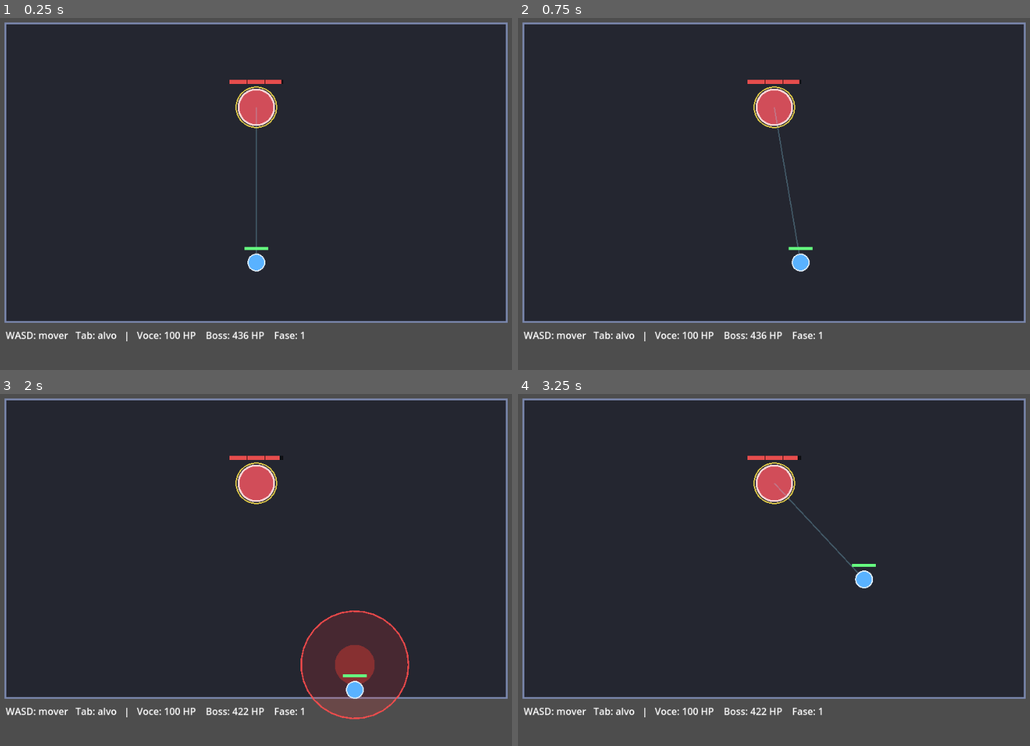
Above: before the commit, frames 1-4 (two rows, left to right).
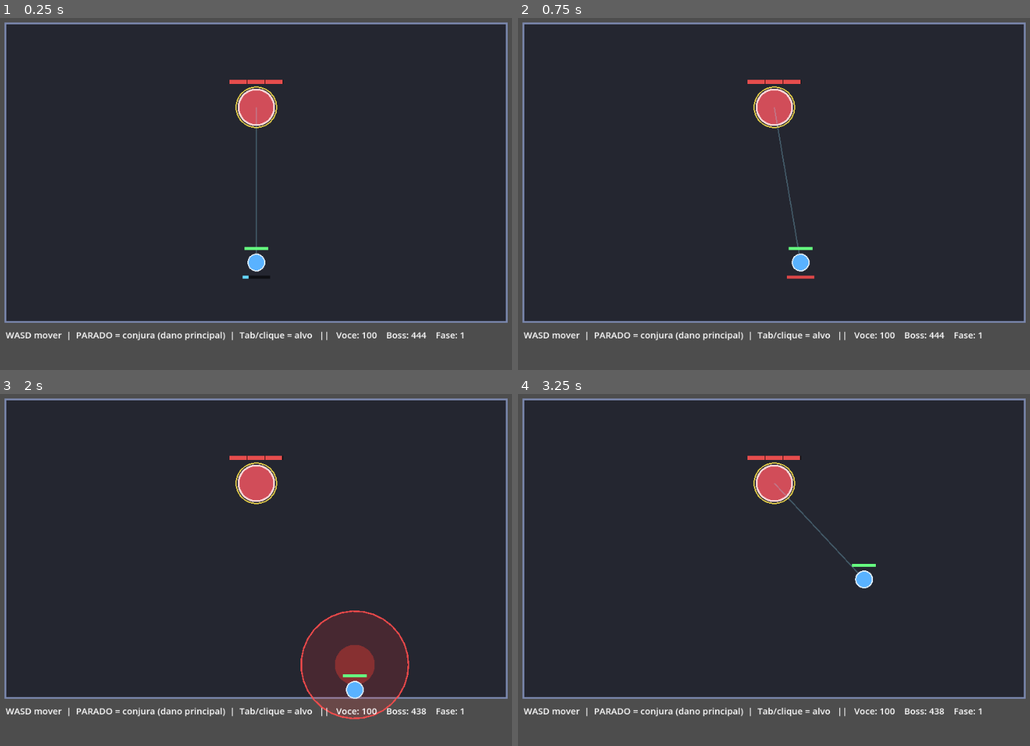
Above: after the commit, the same moments.

Repository: fcbicalho-cloud/Impossiblebosses
Game: Godot game, scene res://Main.tscn
The game is run twice, just before and just after one commit, with the same random seed, the same clock (stepped at 60 frames per second) and the same inputs.
Inputs (mouse positions are in pixels of both pictures, inside the frame that each line leads up to):
- Up to frame 1 (0.25 s): no input
- Up to frame 2 (0.75 s): tap Enter at 0.5 s; move the mouse to (902, 158) at 0.52 s; hold D from 0.53 s (still down); tap Tab at 0.6 s; click (902, 158) at 0.67 s
- Up to frame 3 (2 s): move the mouse to (143, 573) at 1.27 s; release D at 1.28 s; hold S from 1.28 s (still down); tap Tab at 1.35 s; click (143, 573) at 1.42 s
- Up to frame 4 (3.25 s): move the mouse to (830, 471) at 2.02 s; release S at 2.03 s; hold D 2.03-2.78 s; tap R at 2.1 s; click (830, 471) at 2.17 s; tap Tab at 2.3, 2.85 s; move the mouse to (743, 629) at 2.77 s; hold W from 2.78 s (still down); click (743, 629) at 2.92 s

The runs differ from the first frame. In frame 1, 1.0% of the frame differs, in the area x 1-91%, y 17-92%; in frame 2, 1.0%; in frame 3, 1.0%; in frame 4, 1.0%.

Commit message:
feat: adds, conjuracao-parado e selecao de alvo por Tab/clique
Ajusta o combate e completa o vocabulario do encontro:
- dano principal agora vem da CONJURACAO, que so progride parado (mover
  interrompe); auto-attack vira dano fraco de manutencao (funciona andando)
- adds (add.gd) que perseguem o jogador e dao dano de contato, forcando
  troca de alvo; boss spawna adds em todas as fases (cap de 3)
- selecao de alvo por Tab (cicla) OU clicando no inimigo; auto-target no
  inimigo mais proximo quando o alvo atual morre
- barra de conjuracao no jogador (com feedback de interrupcao) e limpeza
  de adds/projeteis no restart e na vitoria

Co-Authored-By: Claude Opus 4.8 <noreply@anthropic.com>
Claude-Session: https://claude.ai/code/session_01AGq6QZNWbbKFDuXbKAjmXP

Diff:
--- /dev/null
+++ b/scripts/add.gd
@@ -0,0 +1,63 @@
+extends Node2D
+class_name Add
+## Inimigo menor ("add"). Anda em direção ao jogador e causa dano de contato.
+## É alvo válido do tab-target (grupo "targetable"): mate-o trocando de alvo
+## (Tab ou clique) e conjurando/atirando nele. Ignorar adds = tomar dano
+## constante enquanto tenta conjurar parado no boss.
+
+const HP_MAX := 40.0
+const RADIUS := 11.0
+const SPEED := 95.0
+const CONTACT_RANGE := 24.0
+const CONTACT_DAMAGE := 6.0
+const CONTACT_INTERVAL := 0.9
+
+var player: Node2D = null
+var hp := HP_MAX
+
+var _contact_cd := 0.0
+var _alive := true
+
+
+func _ready() -> void:
+	add_to_group("targetable")
+	add_to_group("add")
+
+
+func _process(delta: float) -> void:
+	if not _alive:
+		return
+	_contact_cd = maxf(0.0, _contact_cd - delta)
+	if player != null and is_instance_valid(player):
+		var to_player := player.position - position
+		if to_player.length() > CONTACT_RANGE:
+			position += to_player.normalized() * SPEED * delta
+		elif _contact_cd == 0.0 and player.has_method("take_damage"):
+			_contact_cd = CONTACT_INTERVAL
+			player.take_damage(CONTACT_DAMAGE)
+	queue_redraw()
+
+
+func pick_radius() -> float:
+	return RADIUS + 6.0
+
+
+func take_damage(amount: float) -> void:
+	if not _alive:
+		return
+	hp = maxf(0.0, hp - amount)
+	if hp == 0.0:
+		_alive = false
+		remove_from_group("targetable")
+		remove_from_group("add")
+		queue_free()
+
+
+func _draw() -> void:
+	draw_circle(Vector2.ZERO, RADIUS, Color(0.7, 0.4, 0.9))
+	draw_arc(Vector2.ZERO, RADIUS, 0.0, TAU, 20, Color(0.9, 0.75, 1.0), 2.0)
+	var w := 26.0
+	var h := 4.0
+	var off := Vector2(-w / 2.0, -RADIUS - 8.0)
+	draw_rect(Rect2(off, Vector2(w, h)), Color(0, 0, 0, 0.6), true)
+	draw_rect(Rect2(off, Vector2(w * (hp / HP_MAX), h)), Color(0.8, 0.5, 1.0), true)
--- a/scripts/boss.gd
+++ b/scripts/boss.gd
@@ -1,16 +1,18 @@
 extends Node2D
 class_name Boss
-## Boss de protótipo com fases e duas mecânicas.
+## Boss de protótipo com fases e três mecânicas.
 ##
 ## Mecânica A — AoE telegrafado no chão (círculo vermelho que cresce durante o
 ## aviso; ao fim, detona e dá dano em quem estiver dentro). Mira na posição do
 ## jogador no início do aviso.
 ## Mecânica B — projéteis (fase 2+), disparados na direção do jogador.
+## Mecânica C — adds (inimigos menores) que perseguem o jogador; forçam troca
+## de alvo (Tab/clique).
 ##
 ## Fases por % de vida:
-##   Fase 1 (100–66%): só AoE.
-##   Fase 2 (66–33%):  AoE mais frequente + projéteis.
-##   Fase 3 (33–0%):   dois AoEs simultâneos + projéteis mais rápidos.
+##   Fase 1 (100–66%): AoE + adds.
+##   Fase 2 (66–33%):  AoE mais frequente + projéteis + adds.
+##   Fase 3 (33–0%):   dois AoEs simultâneos + projéteis mais rápidos + adds.
 
 signal died
 signal phase_changed(new_phase: int)
@@ -22,16 +24,24 @@
 const AOE_RADIUS := 90.0
 const AOE_DAMAGE := 35.0
 
+const ADD_SPAWN_INTERVAL := 7.0
+const MAX_ADDS := 3
+
 var arena_rect := Rect2()
 var hp := MAX_HP
 var player: Node2D = null
-var projectile_parent: Node2D = null
+var entity_parent: Node2D = null  # onde projéteis e adds são criados (mundo)
 
 var _alive := true
 var phase := 1
 var _aoes: Array = []   # cada item: {"pos": Vector2, "timer": float}
 var _aoe_cd := 1.5
 var _proj_cd := 1.0
+var _add_cd := 6.0
+
+
+func _ready() -> void:
+	add_to_group("targetable")
 
 
 func _process(delta: float) -> void:
@@ -40,6 +50,7 @@
 	_update_phase()
 	_update_aoes(delta)
 	_update_projectiles(delta)
+	_update_adds(delta)
 	queue_redraw()
 
 
@@ -92,7 +103,7 @@
 
 
 func _fire_projectile() -> void:
-	if projectile_parent == null or player == null or not is_instance_valid(player):
+	if entity_parent == null or player == null or not is_instance_valid(player):
 		return
 	var proj := Projectile.new()
 	proj.position = position
@@ -101,7 +112,33 @@
 	var dir := player.position - position
 	dir = dir.normalized() if dir.length() > 0.1 else Vector2.DOWN
 	proj.velocity = dir * Projectile.SPEED
-	projectile_parent.add_child(proj)
+	entity_parent.add_child(proj)
+
+
+func _update_adds(delta: float) -> void:
+	_add_cd -= delta
+	if _add_cd <= 0.0:
+		_add_cd = ADD_SPAWN_INTERVAL
+		_spawn_add()
+
+
+func _spawn_add() -> void:
+	if entity_parent == null or player == null or not is_instance_valid(player):
+		return
+	if _count_adds() >= MAX_ADDS:
+		return
+	var a := Add.new()
+	a.player = player
+	a.position = position + Vector2(randf_range(-45.0, 45.0), randf_range(-45.0, 45.0))
+	entity_parent.add_child(a)
+
+
+func _count_adds() -> int:
+	var c := 0
+	for n: Node in entity_parent.get_children():
+		if n is Add:
+			c += 1
+	return c
 
 
 func _detonate(pos: Vector2) -> void:
@@ -121,6 +158,10 @@
 	var x := randf_range(arena_rect.position.x + m, arena_rect.end.x - m)
 	var y := randf_range(arena_rect.position.y + m, arena_rect.end.y - m)
 	return Vector2(x, y)
+
+
+func pick_radius() -> float:
+	return RADIUS + 6.0
 
 
 func take_damage(amount: float) -> void:
--- a/scripts/main.gd
+++ b/scripts/main.gd
@@ -1,13 +1,13 @@
 extends Node2D
-## Protótipo M1 — orquestra arena, boss, jogador, projéteis e estado de jogo.
+## Protótipo M1 — orquestra arena, boss, jogador, entidades (projéteis/adds) e
+## estado de jogo.
 ##
-## Fatia-núcleo do combate na ótica do DPS ("Mago"): mover (WASD), travar o
-## alvo (Tab), o auto-attack cuida do dano, e você desvia das mecânicas do boss
-## (AoE no chão + projéteis nas fases avançadas). Vitória = matar o boss;
-## Derrota = morrer; R = reiniciar.
+## Combate na ótica do DPS ("Mago"): mover (WASD); o dano principal vem de
+## CONJURAR PARADO (mover interrompe); auto-attack fraco funciona sempre;
+## selecione o alvo com Tab (cicla) ou clicando no inimigo. Sobreviva aos AoEs,
+## projéteis e adds do boss. Vitória = matar o boss; Derrota = morrer; R = reiniciar.
 ##
 ## Escopo proposital: SEM trindade/threat/cura aqui (ver docs/ESCOPO.md, seção 8).
-## É o game feel do encontro. Trindade e bots vêm depois.
 
 const ARENA_RECT := Rect2(60, 60, 840, 500)
 
@@ -15,7 +15,7 @@
 var boss: Boss
 var state := "playing"  # "playing" | "won" | "lost"
 
-var _proj_container: Node2D
+var _world: Node2D  # container de entidades transitórias (projéteis, adds)
 var _status_label: Label
 var _hint_label: Label
 var _flash_label: Label
@@ -24,8 +24,8 @@
 
 func _ready() -> void:
 	_build_hud()
-	_proj_container = Node2D.new()
-	add_child(_proj_container)
+	_world = Node2D.new()
+	add_child(_world)
 	_start_encounter()
 
 
@@ -35,13 +35,12 @@
 		player.queue_free()
 	if is_instance_valid(boss):
 		boss.queue_free()
-	for child in _proj_container.get_children():
-		child.queue_free()
+	_clear_world()
 
 	boss = Boss.new()
 	boss.arena_rect = ARENA_RECT
 	boss.position = ARENA_RECT.get_center() + Vector2(0, -110)
-	boss.projectile_parent = _proj_container
+	boss.entity_parent = _world
 	boss.died.connect(_on_boss_died)
 	boss.phase_changed.connect(_on_phase_changed)
 	add_child(boss)
@@ -62,6 +61,13 @@
 	_flash_timer = 0.0
 
 
+func _clear_world() -> void:
+	if _world == null:
+		return
+	for child in _world.get_children():
+		child.queue_free()
+
+
 func _process(delta: float) -> void:
 	_update_hint()
 	if _flash_timer > 0.0:
@@ -75,15 +81,38 @@
 		if event.keycode == KEY_R:
 			_start_encounter()
 		elif event.keycode == KEY_TAB:
-			if is_instance_valid(player) and is_instance_valid(boss):
-				player.target = boss
+			if is_instance_valid(player):
+				player.cycle_target()
 			get_viewport().set_input_as_handled()
+	elif event is InputEventMouseButton and event.pressed and event.button_index == MOUSE_BUTTON_LEFT:
+		_try_click_target(get_global_mouse_position())
+
+
+func _try_click_target(world_pos: Vector2) -> void:
+	if not is_instance_valid(player):
+		return
+	var best: Node2D = null
+	var best_d := INF
+	for n: Node in get_tree().get_nodes_in_group("targetable"):
+		if not is_instance_valid(n):
+			continue
+		var node := n as Node2D
+		var r := 20.0
+		if node.has_method("pick_radius"):
+			r = node.pick_radius()
+		var d := world_pos.distance_to(node.position)
+		if d <= r and d < best_d:
+			best_d = d
+			best = node
+	if best != null:
+		player.target = best
 
 
 func _on_boss_died() -> void:
 	if state != "playing":
 		return
 	state = "won"
+	_clear_world()  # limpa adds/projéteis restantes
 	_status_label.text = "VITORIA!"
 	_status_label.add_theme_color_override("font_color", Color(0.4, 1.0, 0.5))
 
@@ -121,7 +150,7 @@
 
 	_hint_label = Label.new()
 	_hint_label.position = Vector2(ARENA_RECT.position.x, ARENA_RECT.end.y + 10)
-	_hint_label.add_theme_font_size_override("font_size", 16)
+	_hint_label.add_theme_font_size_override("font_size", 15)
 	layer.add_child(_hint_label)
 
 
@@ -138,7 +167,7 @@
 			if is_instance_valid(boss):
 				hp_b = int(round(boss.hp))
 				ph = boss.phase
-			_hint_label.text = "WASD: mover   Tab: alvo   |   Voce: %d HP    Boss: %d HP    Fase: %d" % [hp_p, hp_b, ph]
+			_hint_label.text = "WASD mover  |  PARADO = conjura (dano principal)  |  Tab/clique = alvo   ||   Voce: %d    Boss: %d    Fase: %d" % [hp_p, hp_b, ph]
 		"won":
 			_hint_label.text = "Voce venceu! Pressione R para reiniciar."
 		"lost":
--- a/scripts/player.gd
+++ b/scripts/player.gd
@@ -2,10 +2,17 @@
 class_name Player
 ## "Mago" (DPS à distância) — controle local neste protótipo.
 ##
-## Movimento WASD; auto-attack automático no alvo travado quando ele está no
-## alcance. NOTA de arquitetura: por ora o input vem direto do teclado. No
-## futuro isto deve virar uma "fonte de input" abstrata (input local / peer de
-## rede / bot), conforme docs/ESCOPO.md, seção 6. Mantido simples de propósito.
+## Modelo de dano (o coração do combate):
+##   - AUTO-ATTACK: dano fraco de manutenção; dispara sozinho no alvo em alcance,
+##     inclusive andando.
+##   - CONJURAÇÃO: o dano PRINCIPAL. Só progride enquanto você fica PARADO; mover
+##     interrompe e zera o progresso. É a tensão "parar pra causar dano te expõe
+##     às mecânicas".
+##
+## Alvo via tab-target (Tab cicla entre boss e adds — grupo "targetable").
+##
+## NOTA de arquitetura: o input vem direto do teclado por enquanto; no futuro
+## vira uma "fonte de input" abstrata (local / rede / bot) — ver docs/ESCOPO.md.
 
 signal died
 
@@ -13,26 +20,40 @@
 const RADIUS := 14.0
 const MAX_HP := 100.0
 const ATTACK_RANGE := 320.0
+
+# Auto-attack: dano de manutenção, funciona sempre (inclusive andando).
 const ATTACK_INTERVAL := 0.8
-const ATTACK_DAMAGE := 14.0
+const ATTACK_DAMAGE := 6.0
+
+# Conjuração: dano principal — exige ficar PARADO; mover interrompe.
+const CAST_TIME := 1.1
+const CAST_DAMAGE := 28.0
 
 var arena_rect := Rect2()
 var hp := MAX_HP
 var target: Node2D = null
 
 var _attack_cd := 0.0
+var _cast_progress := 0.0
+var _casting := false
+var _interrupt_timer := 0.0
 var _alive := true
 
 
 func _process(delta: float) -> void:
 	if not _alive:
 		return
-	_handle_movement(delta)
+	var moving := _handle_movement(delta)
 	_handle_autoattack(delta)
+	_handle_cast(delta, moving)
+	if _interrupt_timer > 0.0:
+		_interrupt_timer -= delta
+	if target == null or not is_instance_valid(target):
+		_acquire_nearest()
 	queue_redraw()
 
 
-func _handle_movement(delta: float) -> void:
+func _handle_movement(delta: float) -> bool:
 	var dir := Vector2.ZERO
 	if Input.is_key_pressed(KEY_W):
 		dir.y -= 1.0
@@ -42,24 +63,74 @@
 		dir.x -= 1.0
 	if Input.is_key_pressed(KEY_D):
 		dir.x += 1.0
-	if dir != Vector2.ZERO:
+	var moving := dir != Vector2.ZERO
+	if moving:
 		position += dir.normalized() * SPEED * delta
-	if arena_rect.size != Vector2.ZERO:
-		position.x = clampf(position.x, arena_rect.position.x + RADIUS, arena_rect.end.x - RADIUS)
-		position.y = clampf(position.y, arena_rect.position.y + RADIUS, arena_rect.end.y - RADIUS)
+		if arena_rect.size != Vector2.ZERO:
+			position.x = clampf(position.x, arena_rect.position.x + RADIUS, arena_rect.end.x - RADIUS)
+			position.y = clampf(position.y, arena_rect.position.y + RADIUS, arena_rect.end.y - RADIUS)
+	return moving
 
 
 func _handle_autoattack(delta: float) -> void:
 	_attack_cd = maxf(0.0, _attack_cd - delta)
-	if target == null or not is_instance_valid(target):
-		return
-	if not target.has_method("take_damage"):
-		return
-	if position.distance_to(target.position) > ATTACK_RANGE:
+	if not _has_valid_target_in_range():
 		return
 	if _attack_cd == 0.0:
 		_attack_cd = ATTACK_INTERVAL
 		target.take_damage(ATTACK_DAMAGE)
+
+
+func _handle_cast(delta: float, moving: bool) -> void:
+	if moving or not _has_valid_target_in_range():
+		if _casting and _cast_progress > 0.15:
+			_interrupt_timer = 0.35  # feedback visual de interrupção
+		_casting = false
+		_cast_progress = 0.0
+		return
+	_casting = true
+	_cast_progress += delta
+	if _cast_progress >= CAST_TIME:
+		_cast_progress = 0.0
+		target.take_damage(CAST_DAMAGE)
+
+
+func _has_valid_target_in_range() -> bool:
+	if target == null or not is_instance_valid(target):
+		return false
+	if not target.has_method("take_damage"):
+		return false
+	return position.distance_to(target.position) <= ATTACK_RANGE
+
+
+func cycle_target() -> void:
+	var list := _targetables()
+	if list.is_empty():
+		target = null
+		return
+	var idx := list.find(target)
+	target = list[(idx + 1) % list.size()]
+
+
+func _acquire_nearest() -> void:
+	var list := _targetables()
+	var best: Node2D = null
+	var best_d := INF
+	for t: Node2D in list:
+		var d := position.distance_to(t.position)
+		if d < best_d:
+			best_d = d
+			best = t
+	target = best
+
+
+func _targetables() -> Array:
+	var out: Array = []
+	for n: Node in get_tree().get_nodes_in_group("targetable"):
+		if is_instance_valid(n):
+			out.append(n)
+	out.sort_custom(func(a, b): return a.get_instance_id() < b.get_instance_id())
+	return out
 
 
 func take_damage(amount: float) -> void:
@@ -85,7 +156,21 @@
 	draw_circle(Vector2.ZERO, RADIUS, body_color)
 	draw_arc(Vector2.ZERO, RADIUS, 0.0, TAU, 24, Color(0.9, 0.95, 1.0), 2.0)
 
+	_draw_cast_bar()
 	_draw_hp_bar()
+
+
+func _draw_cast_bar() -> void:
+	if not _alive:
+		return
+	var w := 46.0
+	var h := 5.0
+	var off := Vector2(-w / 2.0, RADIUS + 8.0)
+	if _casting and _cast_progress > 0.0:
+		draw_rect(Rect2(off, Vector2(w, h)), Color(0, 0, 0, 0.6), true)
+		draw_rect(Rect2(off, Vector2(w * (_cast_progress / CAST_TIME), h)), Color(0.4, 0.85, 1.0), true)
+	elif _interrupt_timer > 0.0:
+		draw_rect(Rect2(off, Vector2(w, h)), Color(1.0, 0.3, 0.3, 0.85), true)
 
 
 func _draw_hp_bar() -> void:
Not shown, changed: README.md
